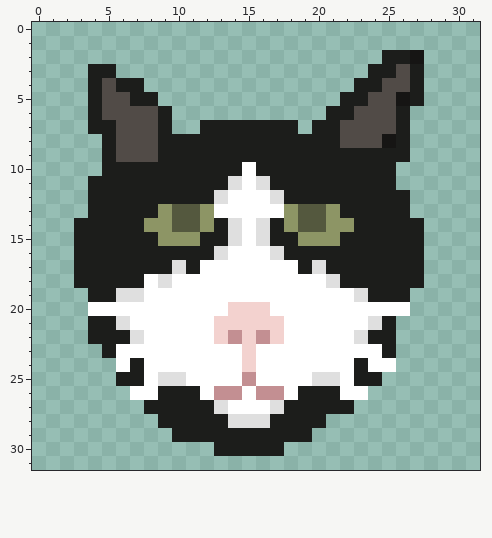
Pixel-art sprite, stored at assets/images/Worf 32x32.png. That is the earlier state.
The file is 32x32 pixels.
After the commit:
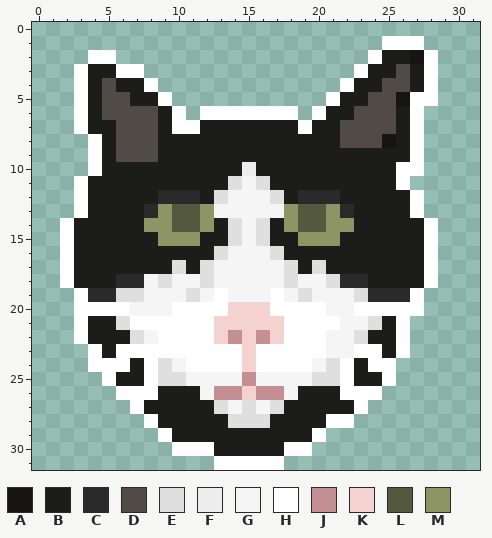
Palette (. is transparent): A #161514  B #1c1d1b  C #292a29  D #514b47  E #dfdfdf  F #ededed  G #f5f5f5  H #ffffff  J #c38f92  K #f3d2cf  L #54583e  M #8d9565
Difference:
Changed rows in their new state; - is an unchanged pixel.
first column x 2:
 1 -----------------------HHH-
 2 --HH------------------H---H
 3 -H--HH---------------H----H
 4 -H----H-------------H-----H
 5 -H-----H-----------H-----HH
 6 -H------H-HHHHHHH-H------H-
 7 -H------HH-------H-------H-
 8 --H----------------------H-
 9 --H----------------------H-
10 --H----------F----------HH-
11 -H-----------G----------H--
12 -H-----CCC--GGG--CCC-----H-
13 -H----C----GGGGG----C----H-
14 H------------G------------H
15 H------------G------------H
16 H-----------GGG-----------H
17 H---------EGGGGGE---------H
18 H---CCG-GGEGGGGGEGG-CC----H
19 -HCC--GGGEG-GGG-GEGGG-CCCH-
20 -H---GGG-----------GG----H-
21 -H------------------GG--H--
22 -H----G------------GG---H--
23 --H----------------GG---H--
24 --HH---EG---------GE-------
25 ---H-----GGGG-GGGG-----H---
26 ----H-----G--K--G-----H----
27 -----H------GEG------H-----
28 ------H------------HH------
29 -------H----------H--------
30 --------HHH-----HH---------
31 -----------HHHHH-----------
